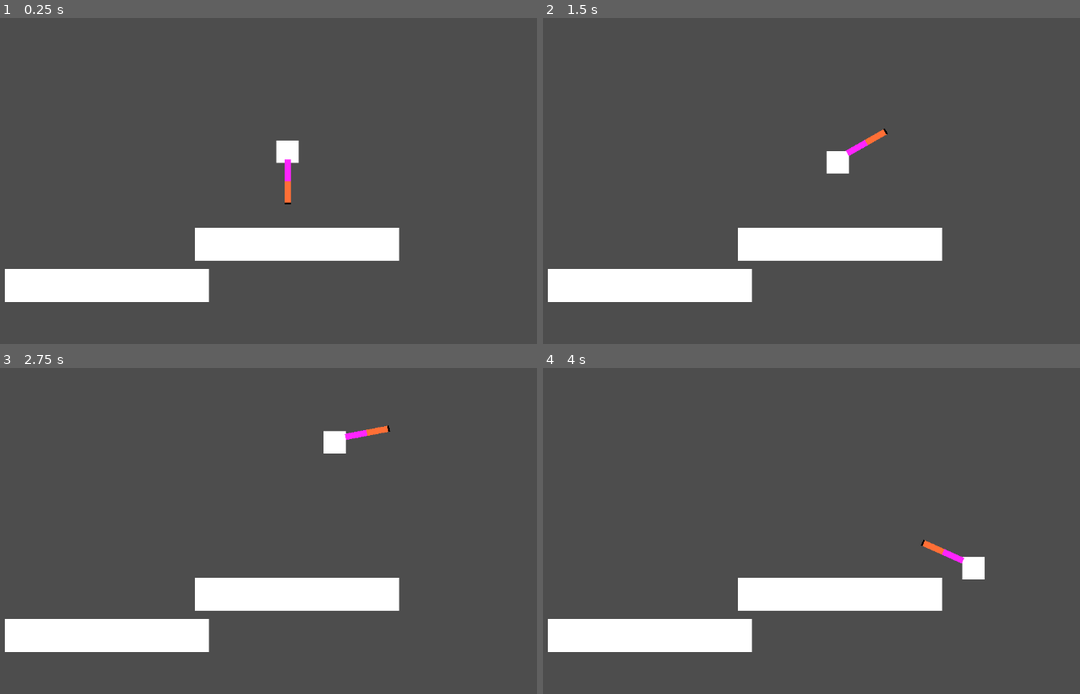
Above: before the commit, frames 1-4 (two rows, left to right).
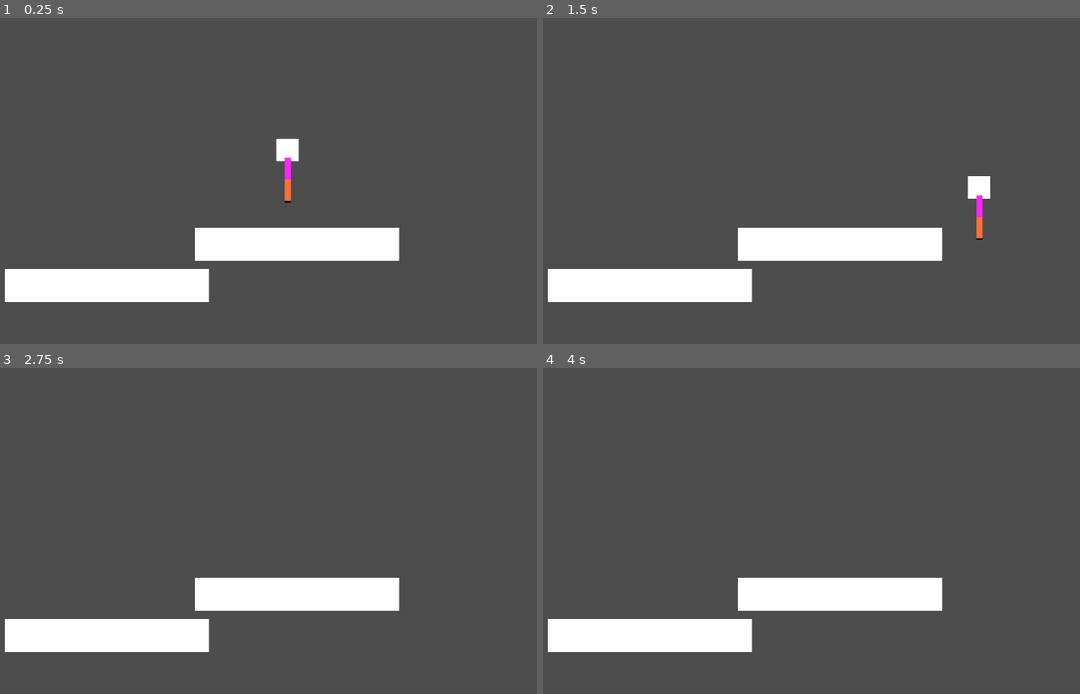
Above: after the commit, the same moments.

Repository: Quacken8/ProceduralExperiment
Game: Godot game, scene res://Main.tscn
Two runs of this game, one before a commit and one after it. Both use one fixed random seed, a clock stepped at 60 frames per second and the inputs below.
Inputs (mouse positions are in pixels of both pictures, inside the frame that each line leads up to):
- Up to frame 1 (0.25 s): no input
- Up to frame 2 (1.5 s): move the mouse to (972, 145) at 0.52 s; hold Right (ui_right) from 0.53 s (still down); move the mouse to (698, 181) at 1.27 s
- Up to frame 3 (2.75 s): move the mouse to (354, 433) at 2.02 s; release Right (ui_right) at 2.03 s; hold Left (ui_left) from 2.03 s (still down)
- Up to frame 4 (4 s): move the mouse to (800, 586) at 2.77 s; release Left (ui_left) at 2.78 s; hold Right (ui_right) from 2.78 s (still down); move the mouse to (1026, 566) at 3.52 s

The runs differ from the first frame. In frame 1, less than 0.1% of the frame differs, in the area x 51-56%, y 36-58%; in frame 2, 0.9%, in the area x 52-84%, y 33-69%; in frame 3, 0.5%; in frame 4, 0.5%.

Commit message:
now a guy moves with keyboard

Diff:
--- a/Character.gd
+++ b/Character.gd
@@ -3,9 +3,11 @@
 @onready var collisionMask = self.collision_mask
 var mousePosition = Vector2.ZERO
 var toMouse = Vector2.ZERO
-const MAXSPEED = 300
+const MAXSPEED = 300.0
+const TURNING_WEIGHT = 0.2
 const CLOSEST_APPROACH_SQUARED = 10
 const MAX_CHECK_ANGLE = PI/4
+const GRAVITY = 10
 const SOD = preload("res://SecondOrderDynamics.gd")
 var DynamicsHandler : SOD
 @export_range(-1,2) var f:float = 2
@@ -22,26 +24,23 @@
 	DynamicsHandler = SOD.new(f, z, r, global_position)
 
 func _physics_process(delta):
-	mousePosition = get_global_mouse_position()
-	global_position = DynamicsHandler.UpdateViaSOD(delta, mousePosition)
 
-	var space_state = get_world_2d().direct_space_state
+	#mousePosition = get_global_mouse_position()
+	#global_position = DynamicsHandler.UpdateViaSOD(delta, mousePosition)
 
-	var checkResult = null
-	legVector = hipNode.global_position - footNode.global_position
-	var legAngle = legVector.angle()+0.5*PI
-	if legAngle > MAX_CHECK_ANGLE:
-		checkResult = checkForGround(space_state, -MAX_CHECK_ANGLE)
-	elif legAngle < -MAX_CHECK_ANGLE:
-		checkResult = checkForGround(space_state, MAX_CHECK_ANGLE)
-	if checkResult != null && not checkResult.is_empty():
-		print(checkResult)
-
+	#var space_state = get_world_2d().direct_space_state
+	var leftPressed = int(Input.is_action_pressed("ui_left"))
+	var rightPressed= int(Input.is_action_pressed("ui_right"))
+	var onFloor = int(is_on_floor())
+	velocity.x = lerp(velocity.x, MAXSPEED*(rightPressed-leftPressed), TURNING_WEIGHT)
+	if not onFloor:
+		velocity.y += GRAVITY
+	move_and_slide()
 
 func checkForGround(space_state, check_angle):
 	var hipPosition = hipNode.global_position
 	var checkDirection = Vector2.DOWN.rotated(-check_angle)*LEG_LENGTH
-	var query = PhysicsRayQueryParameters2D.create(hipPosition, hipPosition+checkDirection, collisionMask)
+	var query = PhysicsRayQueryParameters2D.create(hipPosition, hipPosition+checkDirection, collisionMask )
 	var result = space_state.intersect_ray(query)
 
 	return result
--- a/Character.tscn
+++ b/Character.tscn
@@ -4,7 +4,7 @@
 [ext_resource type="Script" path="res://UpperLeg.gd" id="2_j0phn"]
 
 [sub_resource type="RectangleShape2D" id="RectangleShape2D_c5owj"]
-size = Vector2(40, 40)
+size = Vector2(40, 98)
 
 [sub_resource type="RectangleShape2D" id="RectangleShape2D_4f0pw"]
 size = Vector2(11, 41)
@@ -14,6 +14,7 @@
 script = ExtResource("1_5ttwm")
 
 [node name="CollisionShape2D" type="CollisionShape2D" parent="."]
+position = Vector2(0, 29)
 shape = SubResource("RectangleShape2D_c5owj")
 
 [node name="ColorRect" type="ColorRect" parent="."]
--- a/UpperLeg.gd
+++ b/UpperLeg.gd
@@ -4,6 +4,7 @@
 const ROTATION_SPEED = 2.2
 
 func _process(delta):
-	var leftPressed = int(Input.is_action_pressed("ui_left"))
-	var rightPressed = int(Input.is_action_pressed("ui_right"))
-	rotate(ROTATION_SPEED*delta*(leftPressed-rightPressed))
+	#var leftPressed = int(Input.is_action_pressed("ui_left"))
+	#var rightPressed = int(Input.is_action_pressed("ui_right"))
+	#rotate(ROTATION_SPEED*delta*(leftPressed-rightPressed))
+	pass
